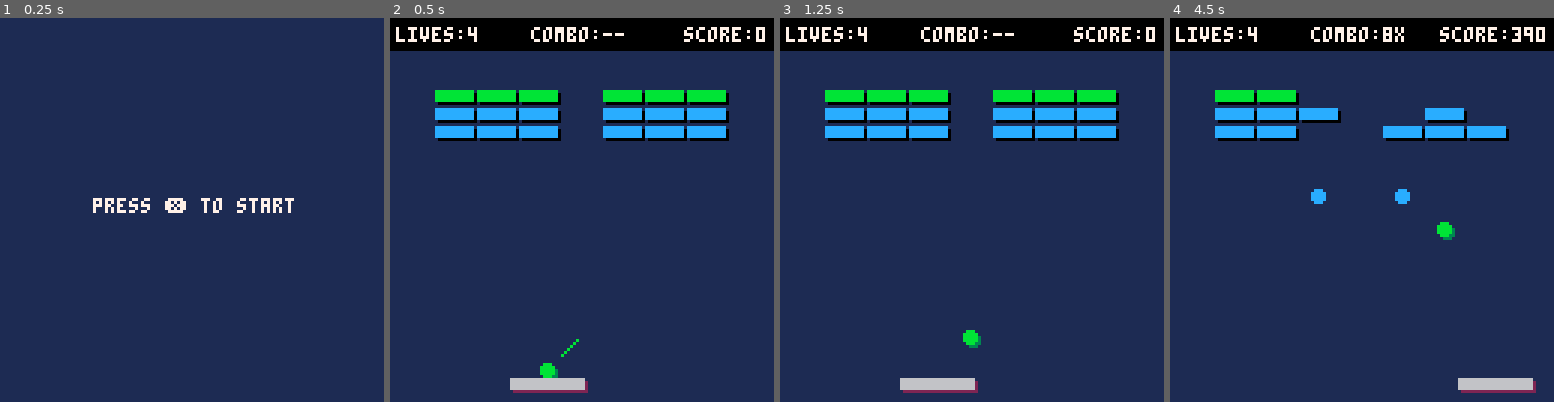
Above: before the commit, frames 1-4 (left to right).
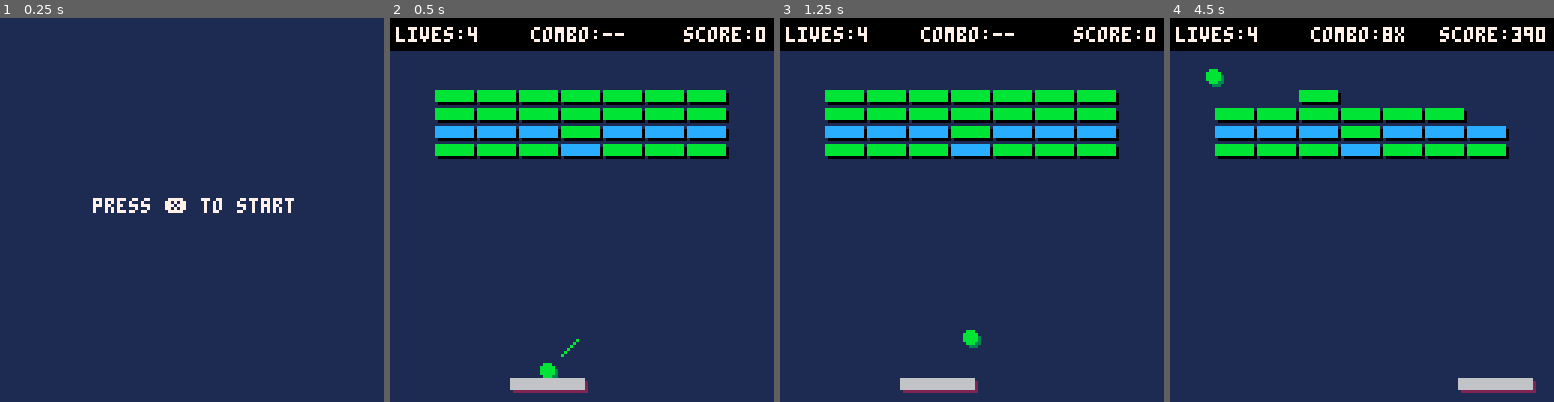
Above: after the commit, the same moments.

Repository: mattmuroya/pico-8
Game: PICO-8 cartridge carts/breakout/breakout.p8
Same seed, same stepped clock (60 frames per second), same inputs: the game is played once before the commit and once after it.
Inputs:
- Up to frame 1 (0.25 s): no input
- Up to frame 2 (0.5 s): tap X (X key) at 0.33 s
- Up to frame 3 (1.25 s): tap X (X key) at 1.07 s
- Up to frame 4 (4.5 s): hold Right 1.6-2.1 s; tap X (X key) at 1.85, 2.97, 4.08 s; hold Right 2.47-3.03 s; hold Left 3.08-3.58 s; hold Right from 4.02 s (still down)

Frame 1 is identical in both runs. In frame 2, 6.1% of the frame differs, in the area x 11-89%, y 18-37%; in frame 3, 6.1%; in frame 4, 7.7%, in the area x 9-89%, y 13-58%.

Commit message:
MEGABALL

Diff:
--- a/carts/breakout/breakout.p8
+++ b/carts/breakout/breakout.p8
@@ -33,9 +33,10 @@
             -- " xtttxtt ",
             -- " pbtxpbi ",
             "         ",
-            " bbb bbb  ",
-            " 111 sss ",
-            " eee rrr "
+            " bbbbbbb ",
+            " bbbbbbb ",
+            " 111bsss ",
+            " bbbmbbb "
         },
         -- level 2
         {
@@ -139,8 +140,8 @@
     -- loop timed powerups
     paddle.w = 24
     if speed_up_duration > 0 then speed_up_duration -= 1 end
+    if megaball_duration > 0 then megaball_duration -= 1 end
     if expand_duration > 0 then
-    log(expand_duration)
         paddle.w = 48
         expand_duration -= 1
     end
@@ -209,7 +210,7 @@
             elseif pill.type == "3" then
                 -- multiball
             elseif pill.type == "m" then
-                -- megaball
+                megaball_duration = 300
             elseif pill.type == "r" then
                 reduce_duration = 300
                 expand_duration = 0
@@ -267,8 +268,10 @@
             end
 
             if collide(ball, brick) and first_hit and brick.type ~= " " then
-                if deflect_x(ball,brick) then ball.dx = -ball.dx
-                else ball.dy = -ball.dy
+                if megaball_duration <= 0 then
+                    if deflect_x(ball,brick) then ball.dx = -ball.dx
+                    else ball.dy = -ball.dy
+                    end
                 end
                 first_hit = false
                 sfx(3)
